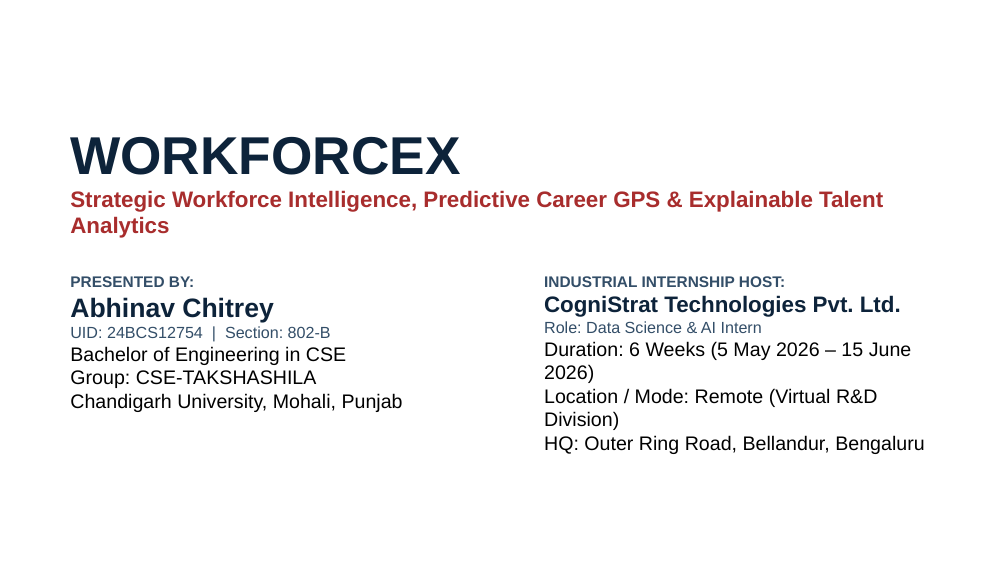
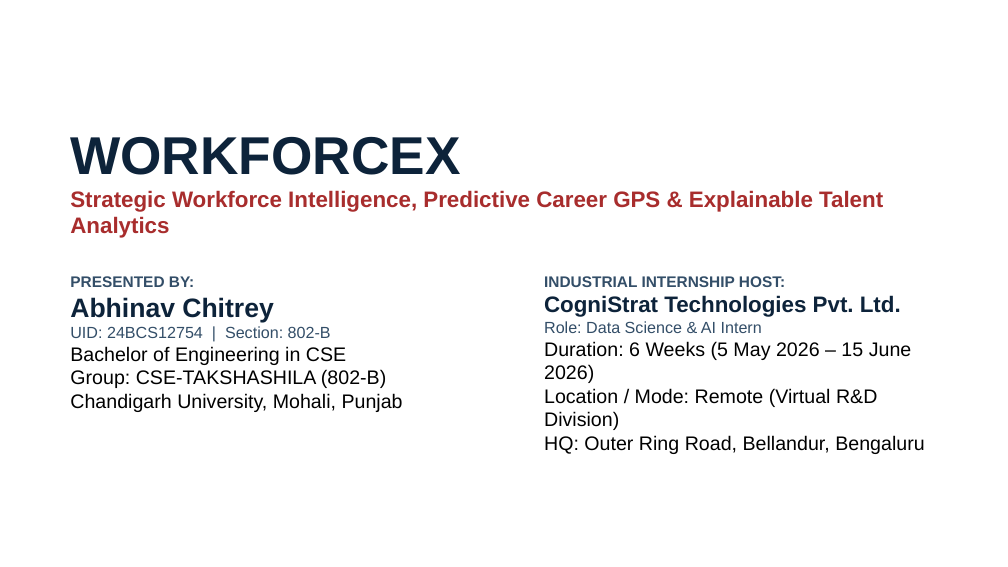
Before and after one commit to chitreyAbhinav/workforce-intelligence, a slide deck: slide 1 of reports/internship_submission/Industrial_Training_Presentation.pptx. Drawn at 1008x567 pixels with LibreOffice and Linux fonts; fonts in the diff are those of the drawing; background and template pictures are left out. Boxes give left, top, right and bottom in pixels: in the first picture for what was removed or moved away, otherwise in the second. Text is boxed around its words. In the diff, an @@ line names an element or a change of style, - is before the commit and + after.

Commit message:
docs: finalize CU internship report and presentation formatting (black font, compact line spacing, non-splitting tables, filled title page, updated group 802-B)

```diff
--- a/reports/internship_submission/Industrial_Training_Presentation.pptx
+++ b/reports/internship_submission/Industrial_Training_Presentation.pptx
@@ text at (70, 326, 403, 412): text changed @@
-UID: 24BCS12754 | Section: 802-B
-Bachelor of Engineering in CSE
-Group: CSE-TAKSHASHILA
-Chandigarh University, Mohali, Punjab
+UID: 24BCS12754 | Section: 802-B
+Bachelor of Engineering in CSE
+Group: CSE-TAKSHASHILA (802-B)
+Chandigarh University, Mohali, Punjab
```
Also in this commit, not shown: 5 other files.
